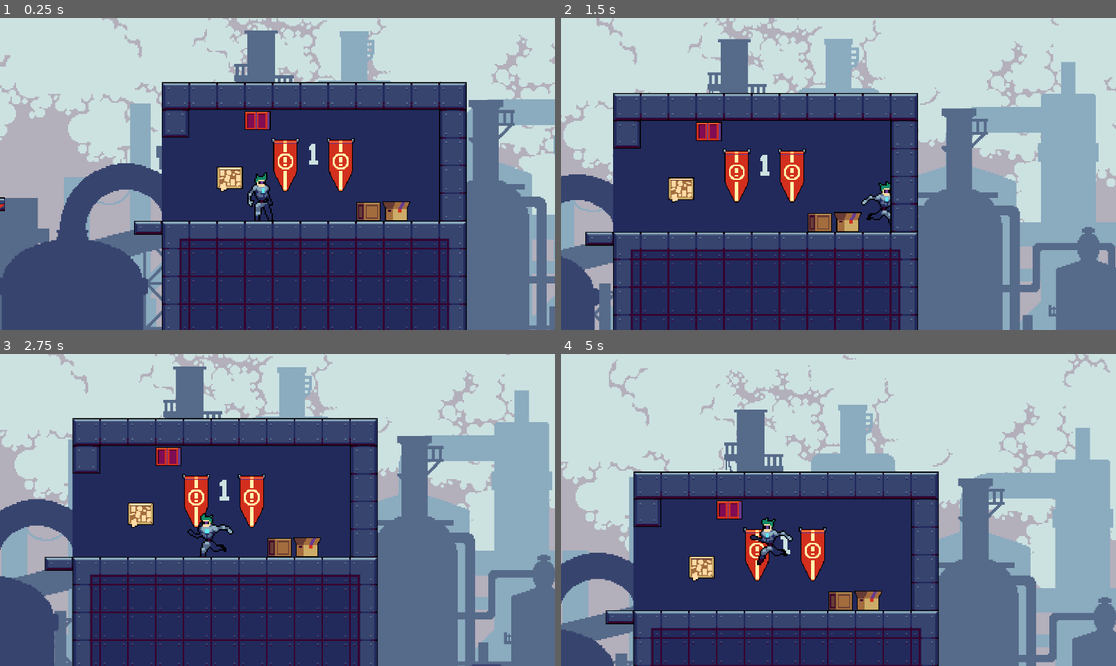
Above: before the commit, frames 1-4 (two rows, left to right).
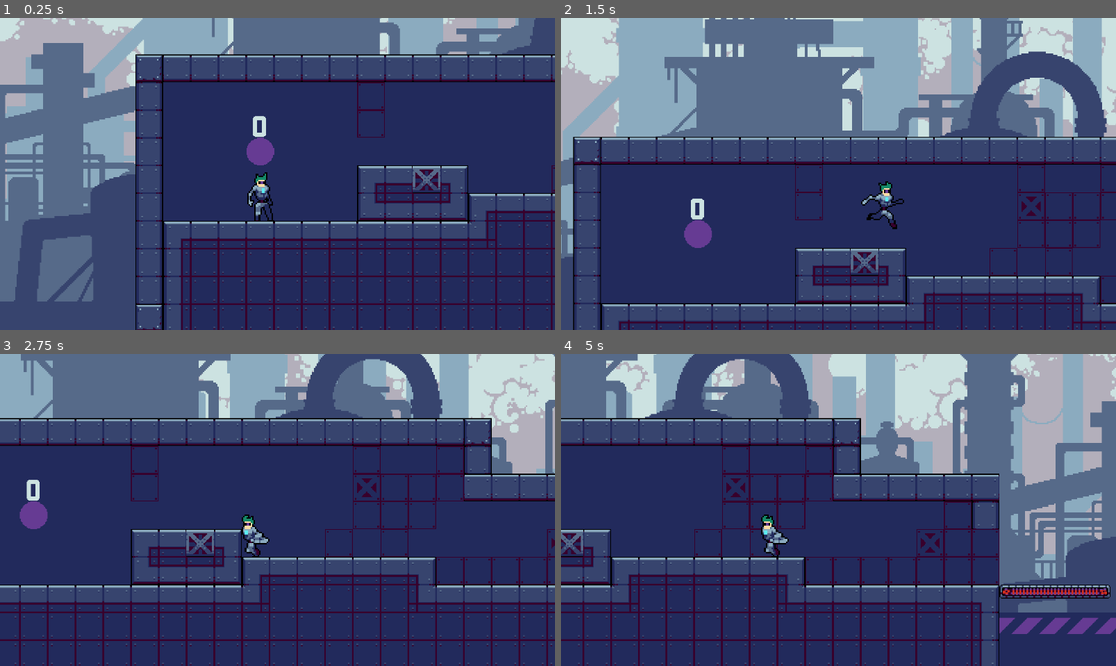
Above: after the commit, the same moments.

Repository: Orangguu/dds-2d-platformer
Game: Godot game, scene res://main.tscn
The game is run twice, just before and just after one commit, with the same random seed, the same clock (stepped at 60 frames per second) and the same inputs.
Inputs:
- Up to frame 1 (0.25 s): no input
- Up to frame 2 (1.5 s): hold W (climb) 0.53-1.28 s; hold D (right) from 0.53 s (still down); tap Space (jump) at 0.77 s; tap W (climb) at 1.35 s
- Up to frame 3 (2.75 s): tap Space (jump) at 1.52 s; release D (right) at 2.03 s; hold A (left) from 2.03 s (still down); hold W (climb) from 2.03 s (still down)
- Up to frame 4 (5 s): release A (left) at 2.78 s; release W (climb) at 2.78 s; hold D (right) 2.78-4.28 s; tap W (climb) at 2.85, 4.35 s; tap Space (jump) at 3.02, 3.77, 4.52 s; hold W (climb) 3.53-4.28 s; hold A (left) from 4.28 s (still down)

The runs differ from the first frame. In frame 1, 62% of the frame differs, in the area x 0-100%, y 0-100%; in frame 2, 75%; in frame 3, 65%; in frame 4, 75%.

Commit message:
integrated ladder

Diff:
--- /dev/null
+++ b/ladder_area_2d.tscn
@@ -0,0 +1,5 @@
+[gd_scene format=3 uid="uid://dukij3psg11km"]
+
+[node name="ladder_area_2d" type="Area2D"]
+collision_layer = 2
+collision_mask = 0
--- a/main.tscn
+++ b/main.tscn
@@ -12,6 +12,7 @@
 [ext_resource type="Texture2D" uid="uid://1ub3jwnc5ld0" path="res://assets/tiles/objects/object_sheet.png" id="8_5vw27"]
 [ext_resource type="Texture2D" uid="uid://cc8jfxqoomf1g" path="res://assets/tiles/animated_objects/Transporter_full.png" id="10_dg77c"]
 [ext_resource type="PackedScene" uid="uid://ldb5n1tt1x2c" path="res://jumppad.tscn" id="11_efxa6"]
+[ext_resource type="PackedScene" uid="uid://dukij3psg11km" path="res://ladder_area_2d.tscn" id="13_ycdy4"]
 
 [sub_resource type="TileSetAtlasSource" id="TileSetAtlasSource_5vw27"]
 texture = ExtResource("7_272bh")
@@ -371,11 +372,14 @@
 sources/0 = SubResource("TileSetAtlasSource_4c57u")
 sources/1 = SubResource("TileSetAtlasSource_efxa6")
 
+[sub_resource type="RectangleShape2D" id="RectangleShape2D_w48qg"]
+size = Vector2(75, 484)
+
 [node name="main_scene" type="Node2D"]
 script = ExtResource("1_4c57u")
 
 [node name="player" parent="." instance=ExtResource("1_ig7tw")]
-position = Vector2(7409, -701)
+position = Vector2(12, -20)
 scale = Vector2(5, 5)
 
 [node name="Camera2D" type="Camera2D" parent="player"]
@@ -447,7 +451,7 @@
 
 [node name="collision_tiles" type="TileMapLayer" parent="tiles"]
 scale = Vector2(3, 3)
-tile_map_data = PackedByteArray("AAD//wEAAAAEAAAAAAAAAAEAAAA …(5600 unchanged characters)… CAAYAAAAlAPv/AAABAAYAAAAmAPv/AAACAAYAAAA=")
+tile_map_data = PackedByteArray("AAD//wEAAAAEAAAAAAAAAAEAAAA …(5600 unchanged characters)… CAAYAAAAlAPv/AAABAAYAAAAmAPv/AAACAAYAAAAoAPv/AAABAAYAAAA=")
 tile_set = SubResource("TileSet_kek77")
 
 [node name="background_tiles" type="TileMapLayer" parent="tiles"]
@@ -461,7 +465,7 @@
 position = Vector2(-4, 0)
 rotation = 9.44743e-05
 scale = Vector2(3, 3)
-tile_map_data = PackedByteArray("AAD///3/LQAAAAAAAAAlAPz/AAA …(352 unchanged characters)… DAAAAAAAlAPv/AAAEAAAAAAAmAPv/AAAEAAAAAAAoAPv/AAAEAAAAAAApAPv/AAAEAAAAAAAnAPv/AAACAAIAAABLAPj/LQA …(139 unchanged characters)…
+tile_map_data = PackedByteArray("AAD///3/LQAAAAAAAAAlAPz/AAA …(352 unchanged characters)… DAAAAAAAlAPv/AAAEAAAAAAAmAPv/AAAEAAAAAAApAPv/AAAEAAAAAAAnAPv/AAACAAIAAABLAPj/LQA …(139 unchanged characters)…
 tile_set = SubResource("TileSet_kek77")
 
 [node name="conveyor_belt" type="TileMapLayer" parent="tiles"]
@@ -496,3 +500,10 @@
 scale = Vector2(2, 2)
 
 [node name="SpawnPoint" type="Marker2D" parent="."]
+
+[node name="ladder_area_2d" parent="." instance=ExtResource("13_ycdy4")]
+position = Vector2(3797, -296)
+
+[node name="CollisionShape2D" type="CollisionShape2D" parent="ladder_area_2d"]
+position = Vector2(-5.5, 60)
+shape = SubResource("RectangleShape2D_w48qg")
--- a/player.gd
+++ b/player.gd
@@ -5,56 +5,29 @@
 const SPEED = 650.0
 const JUMP_VELOCITY = -1050.0
 const CLIMB_SPEED = 300.0
+const MAX_SPEED = 300.0
+const ACCELERATION = 50.0
+const FRICTION = 30.0
 
 # Made gravity a bit stronger
 var gravity = ProjectSettings.get_setting("physics/2d/default_gravity") * 1.9
 var is_falling = false
-var on_ladder: bool
-var climbing: bool
+var on_ladder: bool = false
 var spawn_position: Vector2
 
-
-func _on_area_2d_body_entered(body: Node2D) -> void:
-	on_ladder = true
-
-func _on_area_2d_body_exited(body: Node2D) -> void:
-	on_ladder = false
-	animated_sprite.play("idle")
-
-func _ready() -> void:
-	var spawn_point = get_tree().get_first_node_in_group("spawn")
-	if spawn_point:
-		spawn_position = spawn_point.global_position
-	else:
-		spawn_position = global_position
-
-func respawn() -> void:
-	global_position = spawn_position
-	velocity = Vector2.ZERO  # reset momentum
-
-func _physics_process(delta: float) -> void:
+func movement(delta: float) -> void:
 	var grounded = is_on_floor()
 	# Add the gravity.
-	if on_ladder:
-		var vertical_dir = Input.get_axis("climb","down")
-		if vertical_dir:
-			velocity.y = vertical_dir * CLIMB_SPEED
-			climbing = not grounded
-		else:
-			velocity.y = move_toward(velocity.y, 0, CLIMB_SPEED)
-			if grounded: climbing = false
-		if climbing:
-			if vertical_dir: animated_sprite.play("climb")
-			else: animated_sprite.pause()
 
-	elif not grounded:
+	if not grounded:
 		velocity.y += gravity * delta
 	else:
 		animated_sprite.offset.y = 0
 		is_falling = false
+
 	# Get the input direction and handle the movement/deceleration.
 	var direction := Input.get_axis("left", "right")
-	if direction and not climbing:
+	if direction:
 		velocity.x = direction * SPEED
 		if is_on_floor():
 			animated_sprite.play("walk")
@@ -63,17 +36,16 @@
 		velocity.x = move_toward(velocity.x, 0, SPEED)
 
 	# Handles animations
-	if not climbing:
-		if velocity.x == 0 and velocity.y == 0:
-			animated_sprite.play("idle")
-		# If walking left
-		if direction == -1:
-			animated_sprite.flip_h = true
-			animated_sprite.offset.x = -16
+	if velocity.x == 0 and velocity.y == 0:
+		animated_sprite.play("idle")
+	# If walking left
+	if direction == -1:
+		animated_sprite.flip_h = true
+		animated_sprite.offset.x = -16
 
-		if direction == 1:
-			animated_sprite.offset.x = 0
-			animated_sprite.flip_h = false
+	if direction == 1:
+		animated_sprite.offset.x = 0
+		animated_sprite.flip_h = false
 
 	if not is_on_floor() and is_falling == false:
 		animated_sprite.play("fall")
@@ -91,4 +63,44 @@
 
 	if Input.is_action_just_pressed("down") and is_on_floor():
 		position.y += 5
+
+func _ladder_detect():
+	if $ladder_detect_ray.is_colliding() and !is_on_floor():
+		if Input.is_action_pressed("climb") or Input.is_action_pressed("down"):
+			on_ladder = true
+
+		var desired_x_pos: float = $ladder_detect_ray.get_collider().get_child($ladder_detect_ray.get_collider_shape()).global_position.x + 30
+		if global_position.x != desired_x_pos:
+			var x_pos_tween: Tween = create_tween().set_trans(Tween.TRANS_SINE)
+			x_pos_tween.tween_property(self, "global_position:x", desired_x_pos, 0.05)
+	else:
+		on_ladder = false
+
+func ladder_movement(delta: float) -> void:
+	var y_input: float = Input.get_axis("climb", "down")
+	var velocity_weight: float = delta * (ACCELERATION if y_input else FRICTION)
+	velocity.y = lerp(velocity.y, y_input * MAX_SPEED, velocity_weight)
+	if velocity.y == 0:
+		animated_sprite.pause()
+	velocity.x = 0.0
+
+func _ready() -> void:
+	var spawn_point = get_tree().get_first_node_in_group("spawn")
+	if spawn_point:
+		spawn_position = spawn_point.global_position
+	else:
+		spawn_position = global_position
+
+func respawn() -> void:
+	global_position = spawn_position
+	velocity = Vector2.ZERO  # reset momentum
+
+func _physics_process(delta: float) -> void:
+	_ladder_detect()
+	if on_ladder:
+		animated_sprite.play("climb")
+		ladder_movement(delta)
+	else:
+		movement(delta)
+
 	move_and_slide()
--- a/player.tscn
+++ b/player.tscn
@@ -189,10 +189,7 @@
 }]
 
 [sub_resource type="RectangleShape2D" id="RectangleShape2D_hqtel"]
-size = Vector2(15, 33)
-
-[sub_resource type="RectangleShape2D" id="RectangleShape2D_dx0e4"]
-size = Vector2(15, 33)
+size = Vector2(9, 33)
 
 [node name="player" type="CharacterBody2D" groups=["Player"]]
 position = Vector2(2, -24)
@@ -206,16 +203,14 @@
 frame_progress = 0.741746
 
 [node name="CollisionShape2D" type="CollisionShape2D" parent="."]
-position = Vector2(-10, 6)
+position = Vector2(-10.5, 6)
 shape = SubResource("RectangleShape2D_hqtel")
 
-[node name="Area2D" type="Area2D" parent="."]
-collision_layer = 0
+[node name="ladder_detect_ray" type="RayCast2D" parent="."]
+position = Vector2(-10, -10)
+scale = Vector2(2.3, 1)
+target_position = Vector2(0, 32)
 collision_mask = 2
-
-[node name="CollisionShape2D" type="CollisionShape2D" parent="Area2D"]
-position = Vector2(-10, 6)
-shape = SubResource("RectangleShape2D_dx0e4")
-
-[connection signal="body_entered" from="Area2D" to="." method="_on_area_2d_body_entered"]
-[connection signal="body_exited" from="Area2D" to="." method="_on_area_2d_body_exited"]
+hit_from_inside = true
+collide_with_areas = true
+collide_with_bodies = false
Not shown: 1 places in main.tscn that only renumber resources
Not shown: 1 places in player.tscn that only renumber resources
